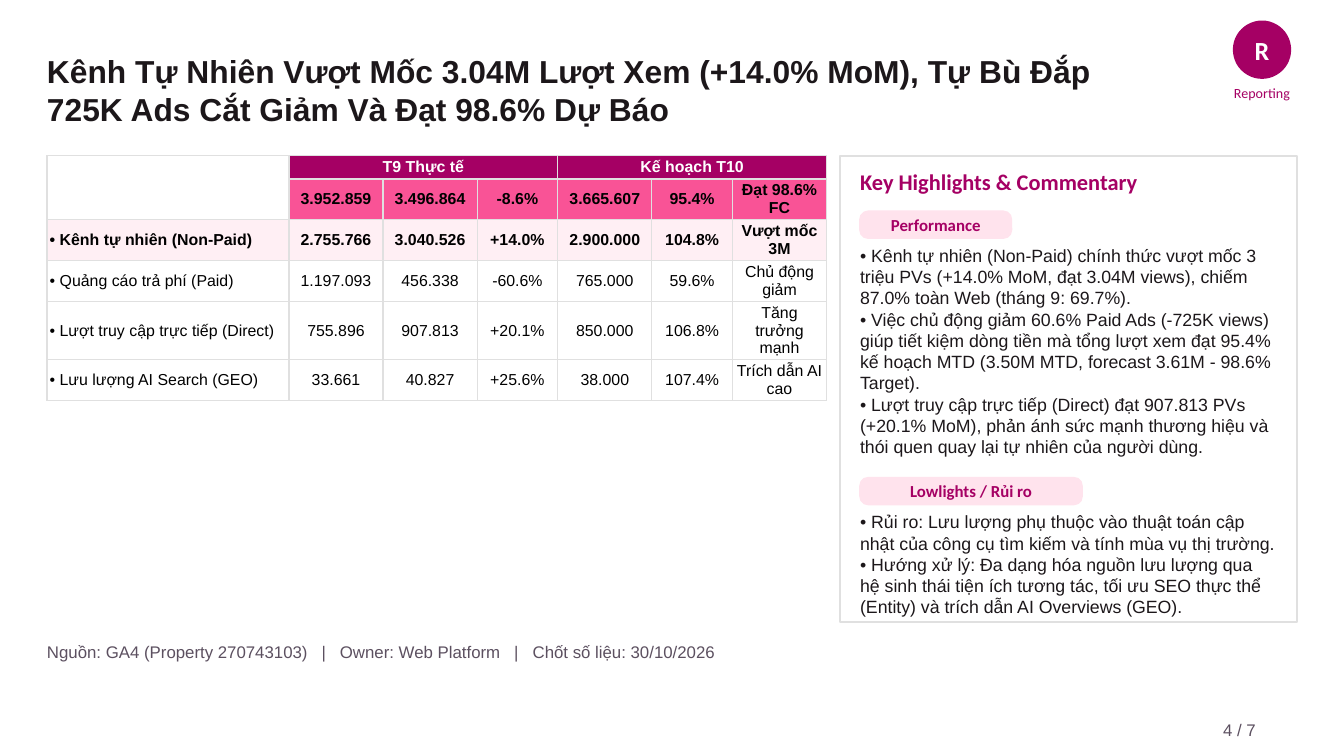
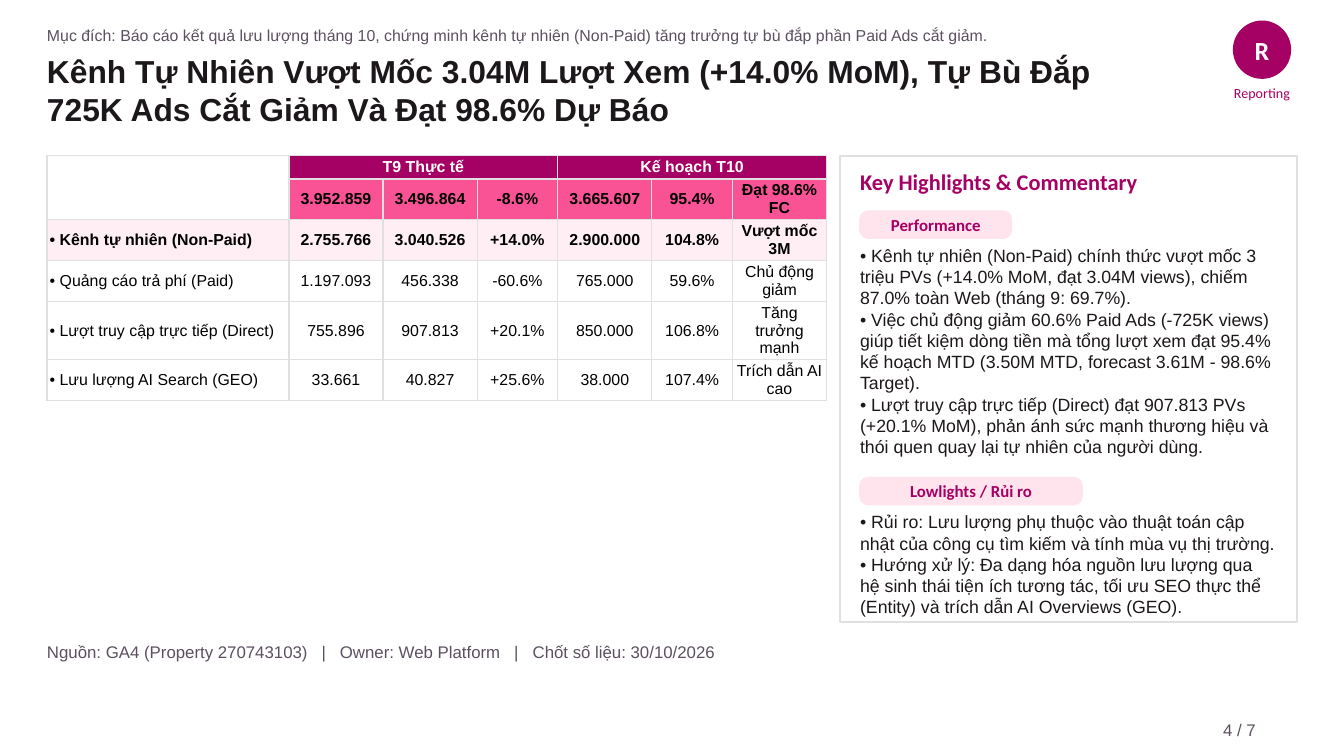
Before and after one commit to vanhien26/hienho-knowledgebase, a slide deck: slide 4 of 07_REPORTS/docs/presentations/Web_Platform_Thang_10_2026_Monthly_Report.pptx. Drawn at 1344x756 pixels with LibreOffice and Linux fonts; fonts in the diff are those of the drawing. Boxes give left, top, right and bottom in pixels: in the first picture for what was removed or moved away, otherwise in the second. Text is boxed around its words. In the diff, an @@ line names an element or a change of style, - is before the commit and + after.

```diff
--- a/07_REPORTS/docs/presentations/Web_Platform_Thang_10_2026_Monthly_Report.pptx
+++ b/07_REPORTS/docs/presentations/Web_Platform_Thang_10_2026_Monthly_Report.pptx
@@ text added at [47, 28, 987, 45], 8.5 pt, text #5C5060 @@
+Mục đích: Báo cáo kết quả lưu lượng tháng 10, chứng minh kênh tự nhiên (Non-Paid) tăng trưởng tự bù đắp phần Paid Ads cắt giảm.
```
Also in this commit, not shown: 5 other slides changed, 1 other file.
